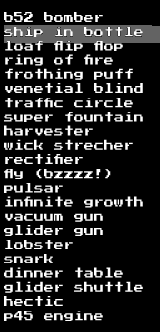
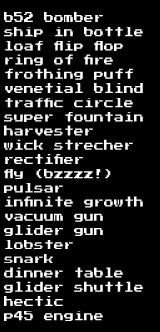
The second 160x332 image is a revision of the first. Changes to its layers:
painted on "..." over [4, 25, 160, 43]
